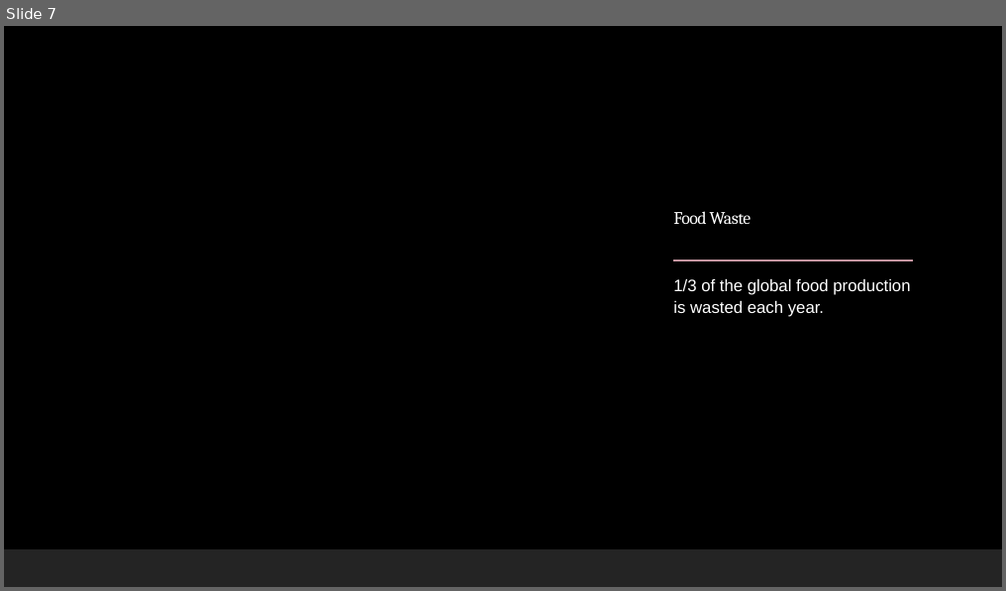
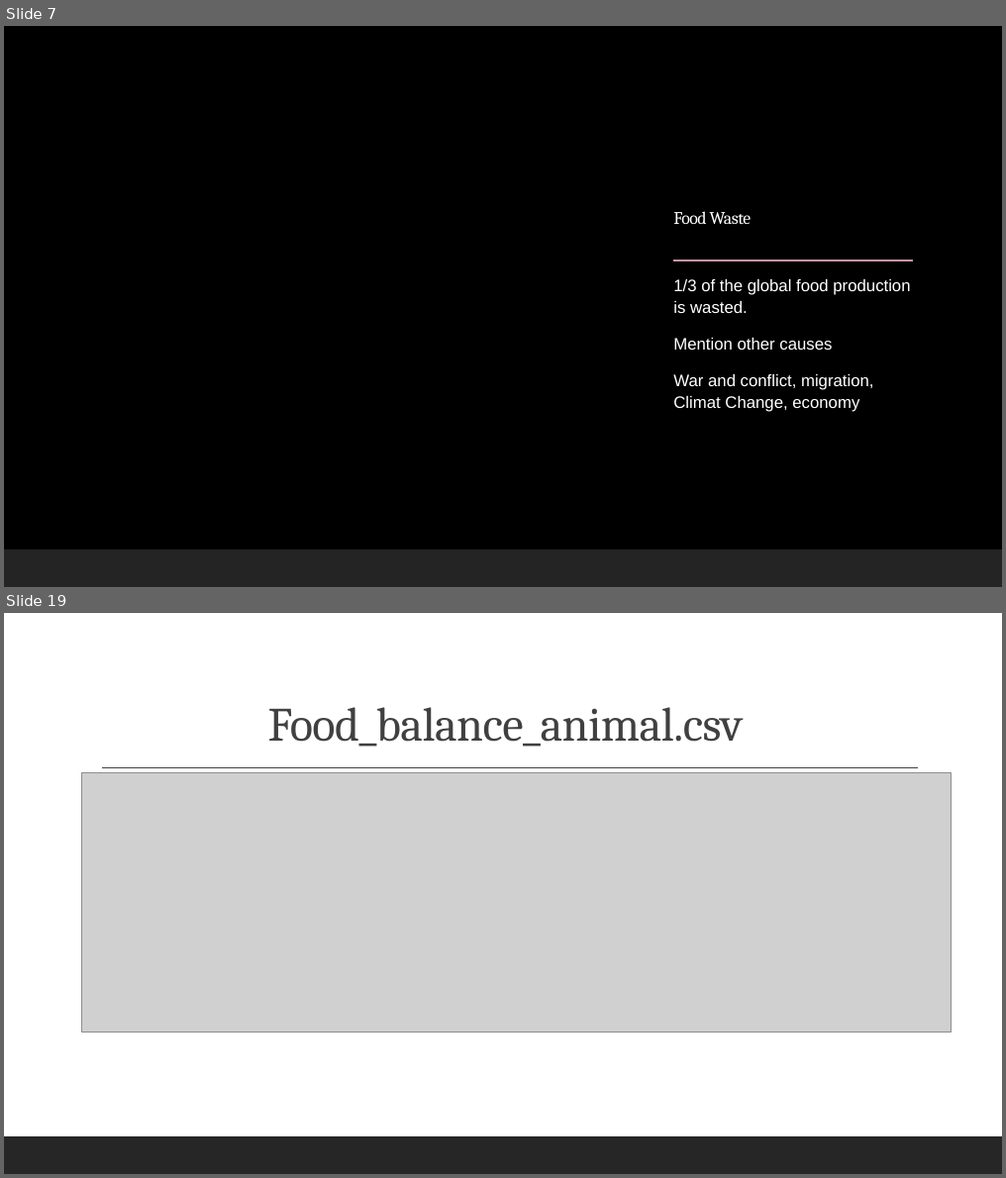
Before and after one commit to furawa/OC_data_analyst_projects, a slide deck: 01_public_health_study/public_health_study_presentation.pptx. Shown one above the other, each under a label of ours: slide 7 before the commit, slides 7 and 19 after it; the slides between them are not shown. The pictures are 1006x591 and 1006x1178 pixels, drawn with LibreOffice and Linux fonts; fonts in the diff are those of the drawing; grey boxes stand for pictures; background and template pictures are left out. Boxes give left, top, right and bottom in pixels: in the first picture for what was removed or moved away, otherwise in the second. Text is boxed around its words. In the diff, an @@ line names an element or a change of style, - is before the commit and + after.

```diff
--- a/01_public_health_study/public_health_study_presentation.pptx
+++ b/01_public_health_study/public_health_study_presentation.pptx
@@ slide 19 added at <box>4,613,1002,1174</box>, background #FFFFFF; not listed: 1 template element that a slide beside it also shows @@
@@ title added at <box>268,707,744,747</box>, 46 pt, text #404040 @@
+Food_balance_animal.csv
@@ picture added at <box>82,773,951,1032</box> @@
@@ line added from (102, 768) to (918, 768), #404040 1 pt @@
@@ slide 7 changed as well @@
@@ text at <box>673,279,910,412</box>: text changed @@
-  1/3 of the global food production is wasted each year.
+  1/3 of the global food production is wasted.
+  Mention other causes
+  War and conflict, migration, Climat Change, economy
```
Also in this commit, not shown: 1 other slide changed, 19 other slides added, 3 other files.
